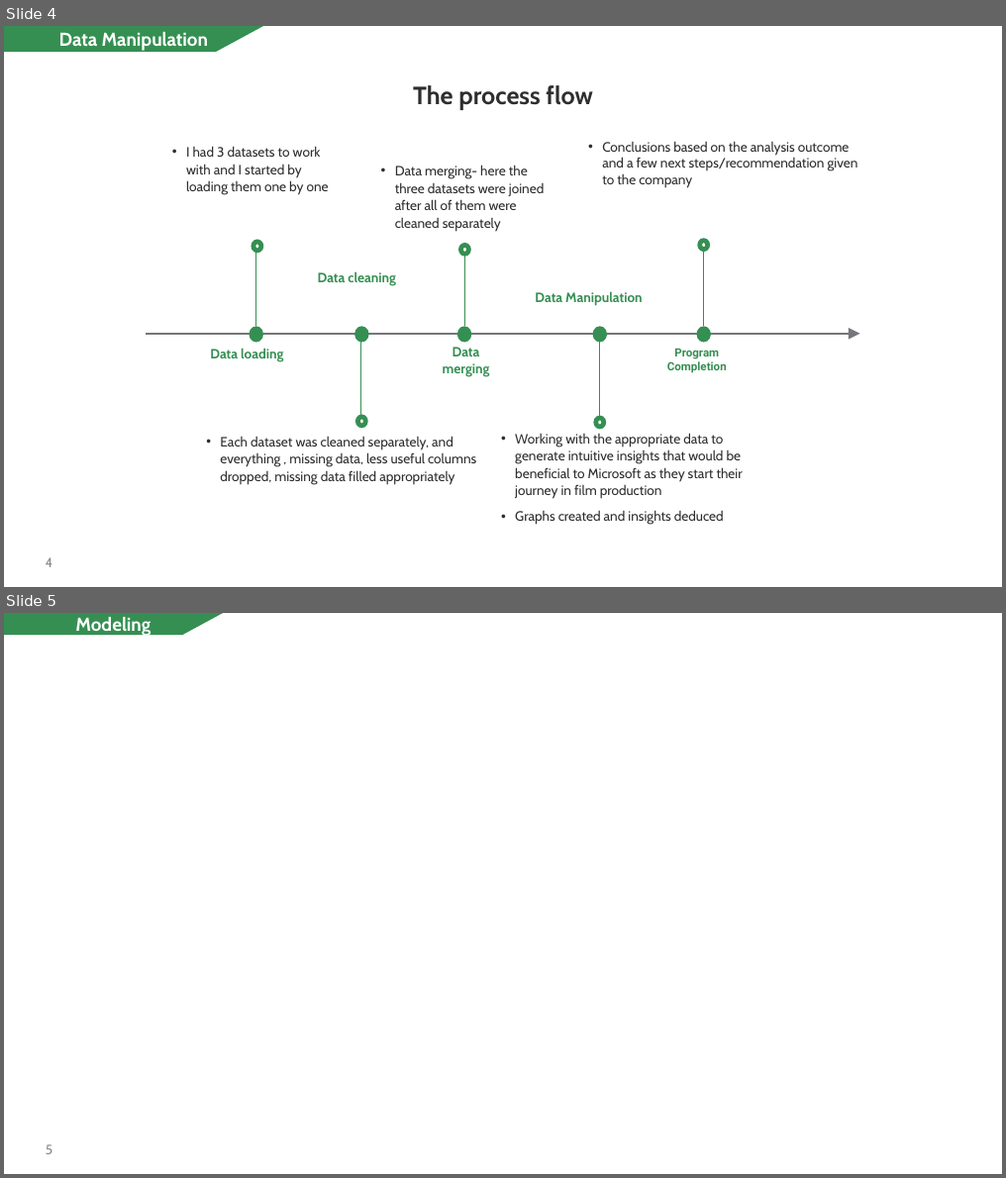
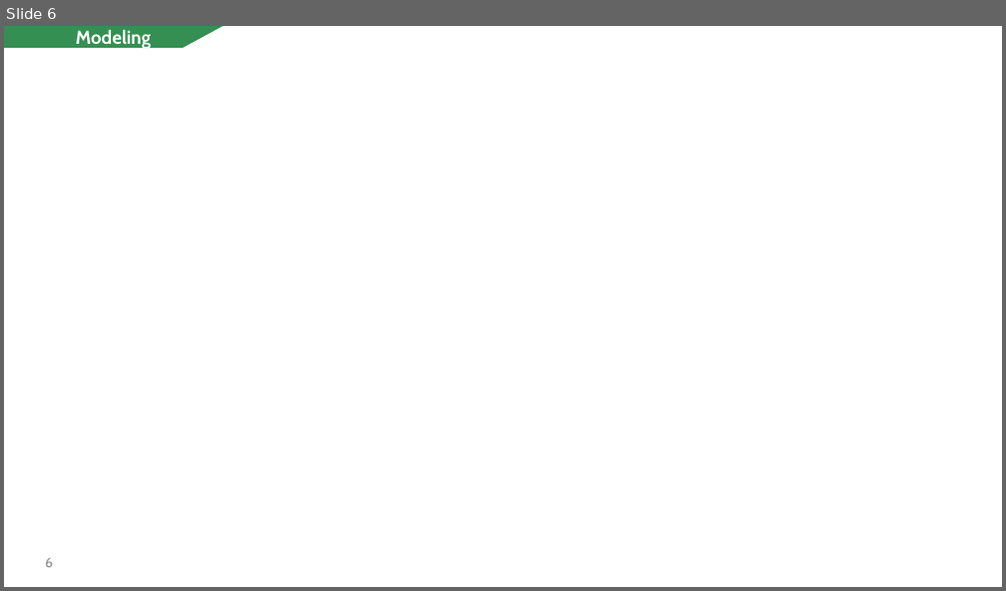
Before and after one commit to CarolineNjorog3/Transforming-homes-elevating-values, a slide deck: Non_Technical Presentation.pptx. Shown one above the other, each under a label of ours: slides 4 and 5 before the commit, slide 6 after it. The pictures are 1006x1178 and 1006x591 pixels, drawn with LibreOffice and Linux fonts; fonts in the diff are those of the drawing. Boxes give left, top, right and bottom in pixels: in the first picture for what was removed or moved away, otherwise in the second. Text is boxed around its words. In the diff, an @@ line names an element or a change of style, - is before the commit and + after.

```diff
--- a/Non_Technical Presentation.pptx
+++ b/Non_Technical Presentation.pptx
@@ slide 4 removed at (4, 26, 1002, 587), background #FFFFFF at 24% opacity @@
@@ freeform shape removed at (4, 26, 263, 52) @@
-Data Manipulation
@@ text removed at (413, 85, 592, 110) @@
-The process flow
@@ group removed at (147, 141, 860, 525): 10 ellipses, 9 texts, 5 lines, 1 arrow @@
-Data loading
-Data merging
-Data cleaning
-Data Manipulation
-• Data merging- here the three datasets were joined after all of them were cleaned separately
-• Each dataset was cleaned separately, and everything , missing data, less useful columns dropped, missing data filled appropriately
-• Working with the appropriate data to generate intuitive insights that would be beneficial to Microsoft as they start their journey in film production
-• Graphs created and insights deduced
-• Conclusions based on the analysis outcome and a few next steps/recommendation given to the company
-• I had 3 datasets to work with and I started by loading them one by one
@@ text removed at (667, 348, 727, 373) @@
-Program
-Completion
@@ page number removed at (46, 558, 54, 568) @@
-4
@@ what was slide 5 is now slide 6 @@
@@ page number at (46, 558, 54, 568): text changed @@
-5
+6
```
Also in this commit, not shown: 2 slides changed, 3 slides added, 1 other slide removed, 2 other files.
